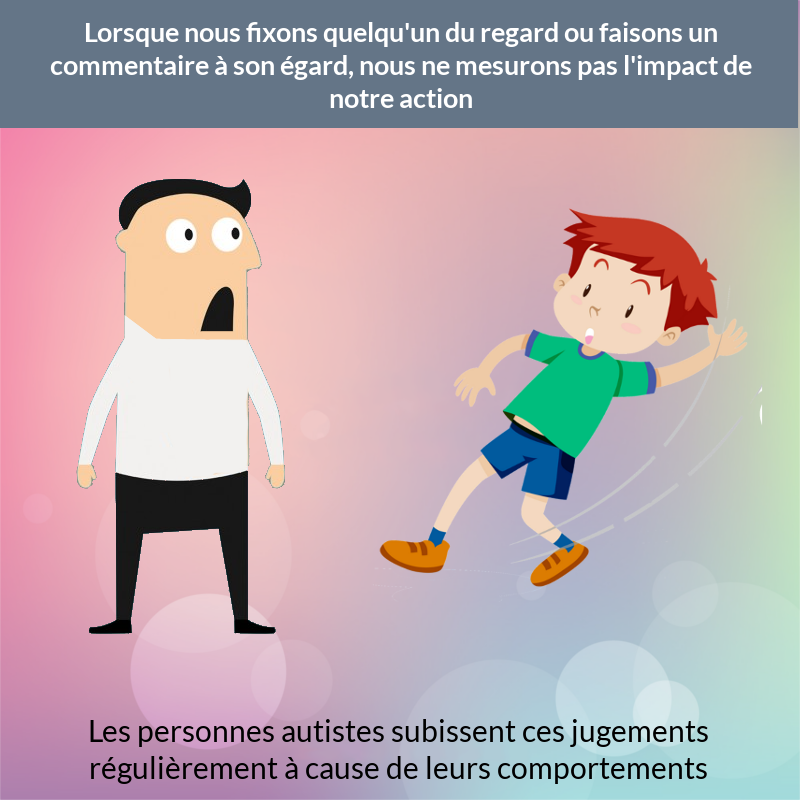
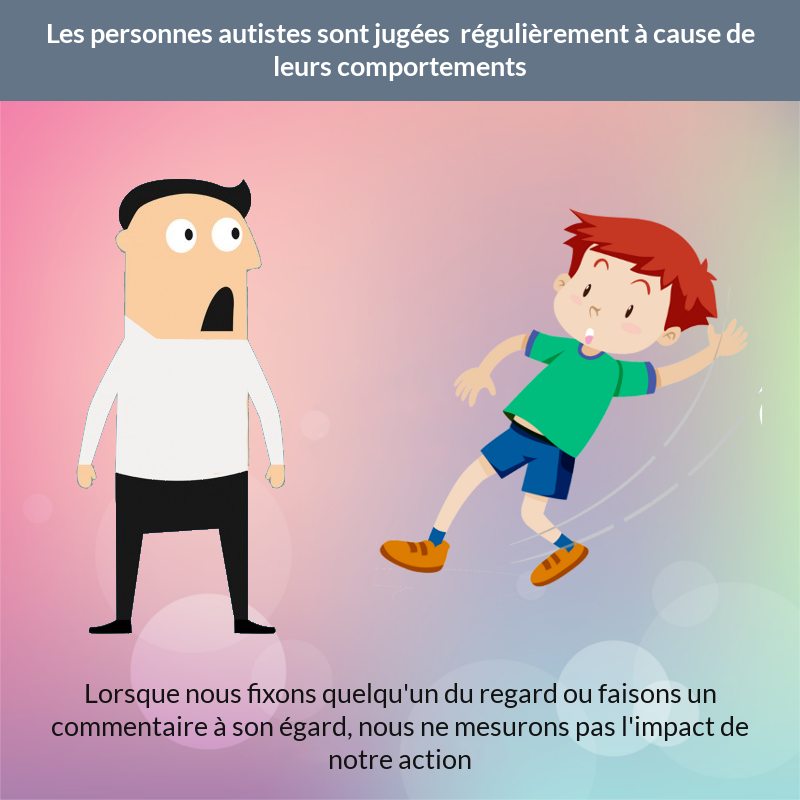
Two versions of the same layered image (w=800, h=800). Layer-by-layer changes:
painted on "Lorsque nous fixons quelqu'un ..." over [left=50, top=22, right=752, bottom=769]
renamed "Les personnes autistes subisse..." to "Les personnes autistes sont ju...", painted on it over [left=47, top=23, right=755, bottom=784]
painted on "Layer" over [left=0, top=0, right=800, bottom=128]
